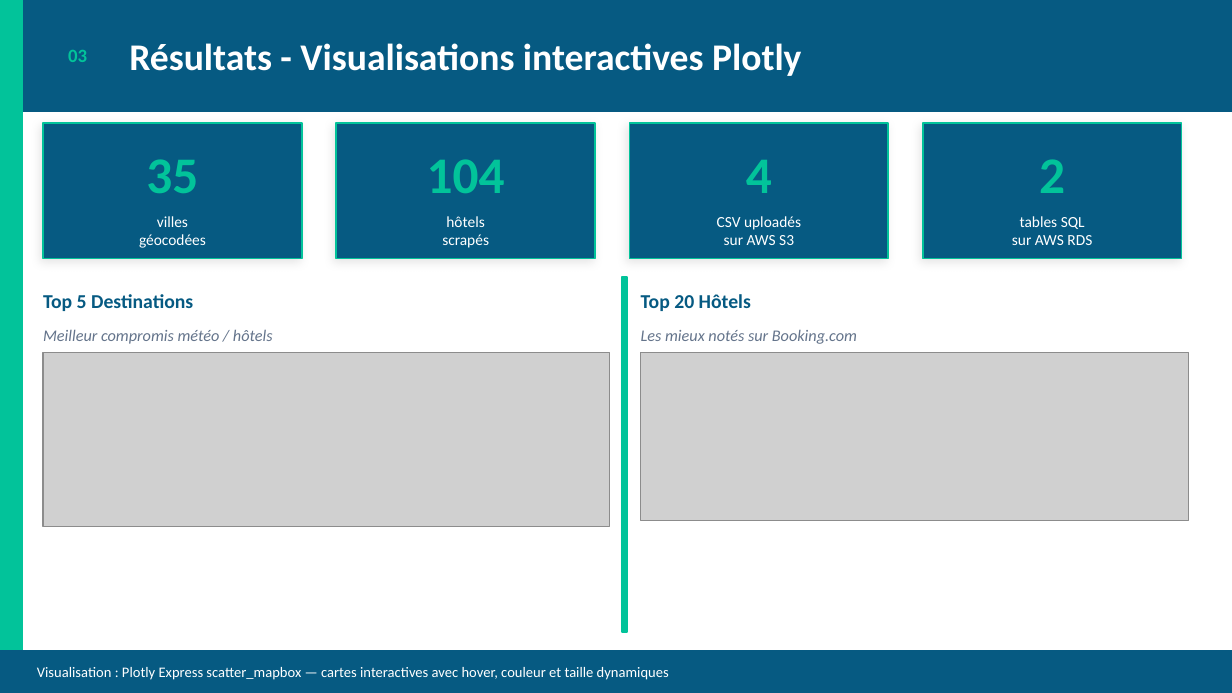
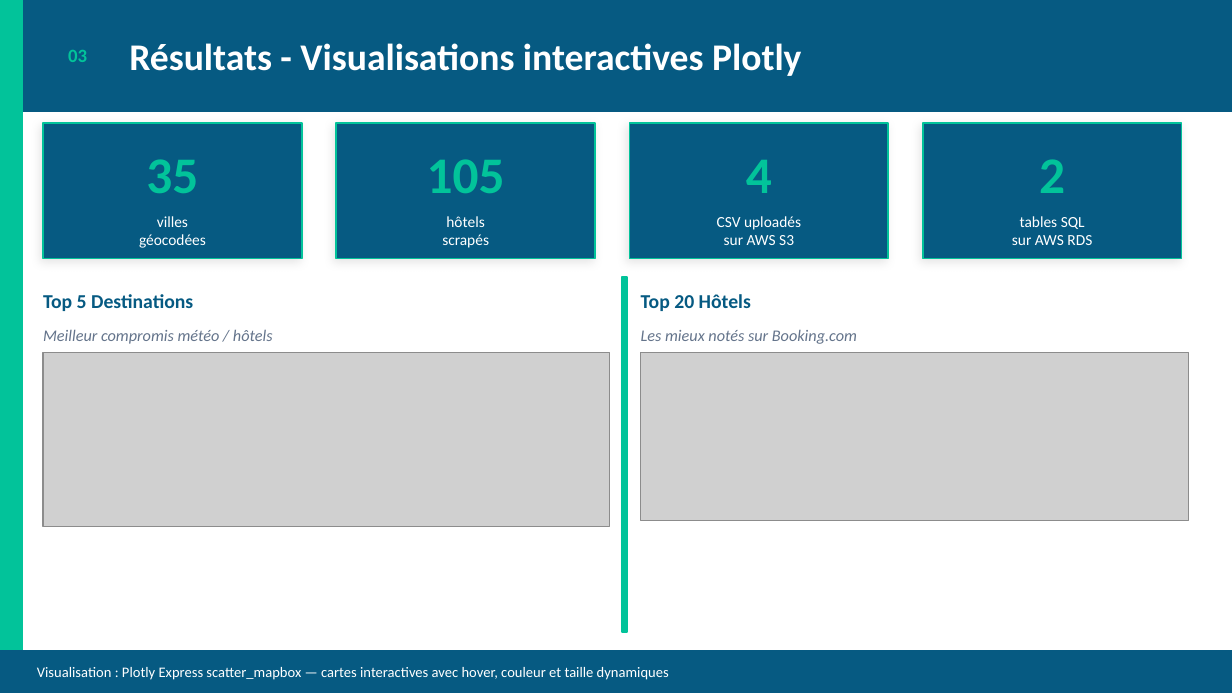
Before and after one commit to AichaFa/2-Projets-Fullstack, a slide deck: slide 3 of 1-Construire et gérer une infrastructure de données/Projet-Planifiez votre voyage avec Kayak/docs/Kayak_Story_slides.pptx. Drawn at 1232x693 pixels with LibreOffice and Linux fonts; fonts in the diff are those of the drawing; grey boxes stand for pictures. Boxes give left, top, right and bottom in pixels: in the first picture for what was removed or moved away, otherwise in the second. Text is boxed around its words. In the diff, an @@ line names an element or a change of style, - is before the commit and + after.

```diff
--- a/1-Construire et gérer une infrastructure de données/Projet-Planifiez votre voyage avec Kayak/docs/Kayak_Story_slides.pptx
+++ b/1-Construire et gérer une infrastructure de données/Projet-Planifiez votre voyage avec Kayak/docs/Kayak_Story_slides.pptx
@@ text at box(427, 159, 505, 193): text changed @@
-104
+105
```
Also in this commit, not shown: 3 other slides changed, 3 other files.
